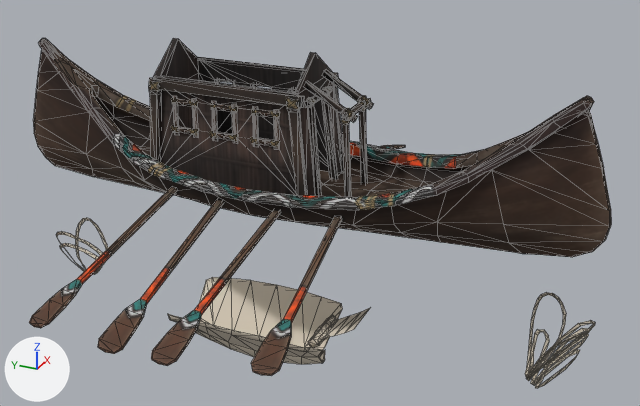
A saved change to the glTF model public/assets/unit-models/188-transportshipaztec.glb.
Both versions are drawn from a 50 mm lens placed at (-7.51, -3.77, 3.84), pointed at (0.18, -0.31, 0.0). Arrows for +X, +Y and +Z are at lower left; the lights stay in place. The picture after the commit comes second. Mesh edges are drawn as thin lines. Vertices at exactly the same position are counted once.
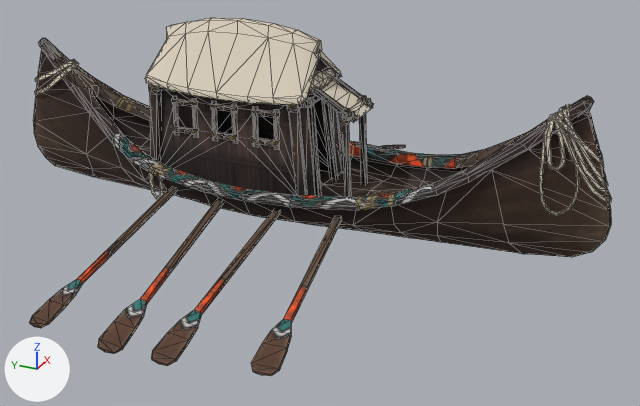
Edits to the bpy script that builds the scene:
```text
Change me_mesh_0:
    used by ob_mesh_0; location = (0.0, 0.0, 0.0)
    remove me_mesh_0.from_pydata(...)  # 1599 vertices, 2710 faces; spans x -2.62..2.64, y -3.22..3.23, z -1.98..1.65
    add me_mesh_0.from_pydata(...)  # 1599 vertices, 2710 faces; spans x -2.62..2.64, y -3.22..3.23, z -0.42..1.89
    me_mesh_0 part 1: the loose piece of 82 vertices spanning x -0.15..0.18, y 2.5..3.1, z -1.38..-0.96 is scaled about its middle by (-1, 0.984, -1.04), then moved by (-0.02, 0.03, 2.18)
    me_mesh_0 part 2: the loose piece of 78 vertices spanning x -0.15..0.16, y -3.21..-2.63, z -1.43..-0.6 is scaled about its middle by (-1, 1.03, -0.983), then moved by (-0.01, 0.03, 2.04)
    me_mesh_0 part 3: the loose piece of 92 vertices spanning x -0.13..0.17, y -3.19..-2.6, z -1.45..-0.47 is multiplied about its middle by the matrix ((-1.0, 0.0, 0.0), (0.0, 1.0, -0.028), (0.0, -0.028, -1.0)), then moved by (-0.03, 0.03, 1.92)
    me_mesh_0 part 4: the loose piece of 26 vertices spanning x -0.27..-0.07, y 2.13..2.73, z -1.28..-0.53 is scaled about its middle by (-1, 1.02, -0.986), then moved by (0.34, 0.02, 1.66)
    me_mesh_0 part 5: the loose piece of 16 vertices spanning x 0.68..0.7, y 1.01..1.17, z -0.53..-0.25 is turned -180 degrees about the y axis through its middle, then moved by (-1.38, 0.01, 0.67)
    me_mesh_0 part 6: the loose piece of 82 vertices spanning x -0.53..0.54, y -0.48..1.29, z -1.98..-1.33 is multiplied about its middle by the matrix ((-1.0, 0.0, 0.0), (0.0, 1.0, -0.028), (0.0, -0.028, -1.0)), then moved by (-0.01, 0.05, 3.21)
    me_mesh_0 part 7: the loose piece of 10 vertices spanning x -0.24..0.24, y -0.89..-0.4, z -1.45..-1.16 is scaled about its middle by (-1, 1.02, -0.952), then moved by (0.0, 0.04, 2.54)
    me_mesh_0 part 8: the loose piece of 42 vertices spanning x -0.26..0.26, y -0.51..-0.35, z -1.52..-1.37 is scaled about its middle by (-1, 1.01, -0.991), then moved by (0.0, 0.04, 2.82)
```

Pixel boxes (x1, y1, x2, y2) of what changed, in the pictures (640 x 406 px; the box of a moved part takes in the faces that stretch with it):
'Mesh_0', reshaped: before (29, 38, 611, 388); after (29, 18, 612, 376)
part 1 of me_mesh_0, moved or reshaped: before (56, 231, 103, 275); after (35, 59, 79, 95)
part 2 of me_mesh_0, moved or reshaped: before (526, 320, 595, 385); after (546, 106, 612, 202)
part 3 of me_mesh_0, moved or reshaped: before (525, 292, 590, 388); after (539, 104, 609, 215)
part 4 of me_mesh_0, moved or reshaped (not visible afterwards): before (76, 218, 108, 264)
part 5 of me_mesh_0, moved or reshaped (not visible before): after (149, 173, 163, 199)
part 6 of me_mesh_0, moved or reshaped: before (168, 277, 343, 364); after (145, 18, 342, 105)
part 7 of me_mesh_0, moved or reshaped: before (320, 308, 370, 339); after (320, 80, 373, 122)
part 8 of me_mesh_0, moved or reshaped: before (308, 315, 337, 348); after (308, 67, 336, 95)
